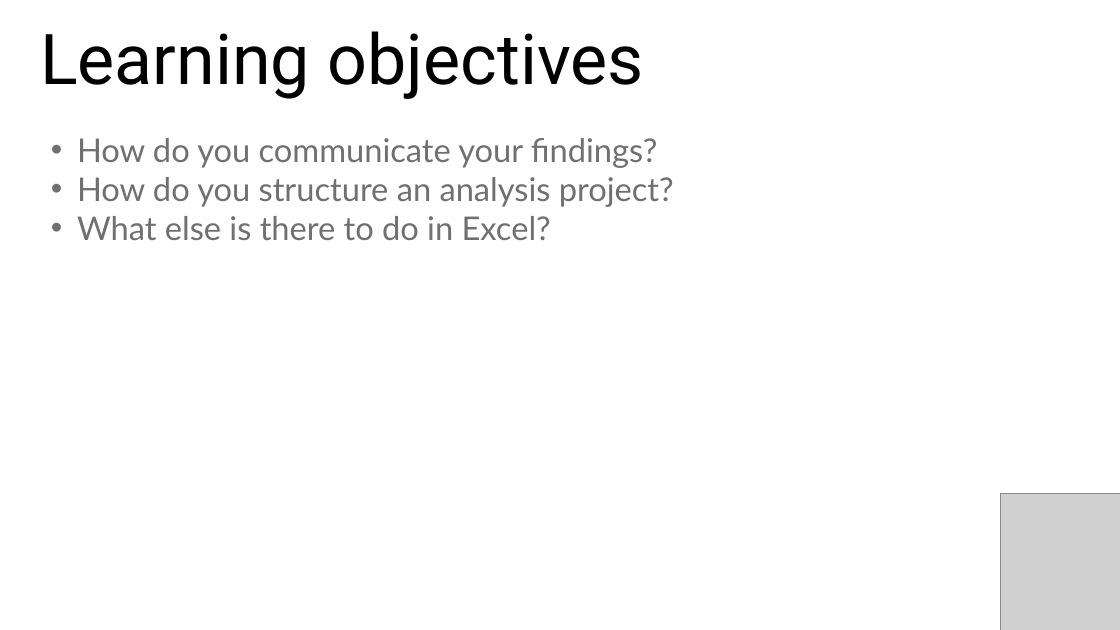
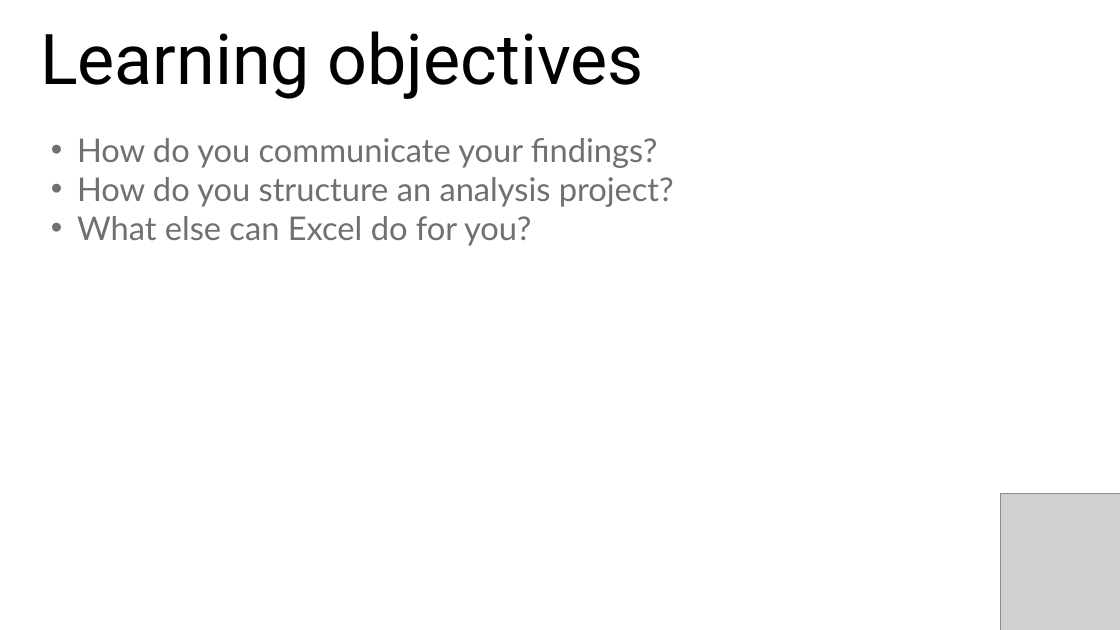
Before and after one commit to stringfestdata/aina-foundations-of-analytics, a slide deck: slide 2 of aina-foundations-of-analytics.pptx. Drawn at 1120x630 pixels with LibreOffice and Linux fonts; fonts in the diff are those of the drawing; grey boxes stand for pictures. Boxes give left, top, right and bottom in pixels: in the first picture for what was removed or moved away, otherwise in the second. Text is boxed around its words. In the diff, an @@ line names an element or a change of style, - is before the commit and + after.

```diff
--- a/aina-foundations-of-analytics.pptx
+++ b/aina-foundations-of-analytics.pptx
@@ text at (77,216,531,246): text changed @@
-• What else is there to do in Excel?
+• What else can Excel do for you?
```
Also in this commit, not shown: 3 other slides changed, 15 slides added, 1 slide removed, 13 other files.
